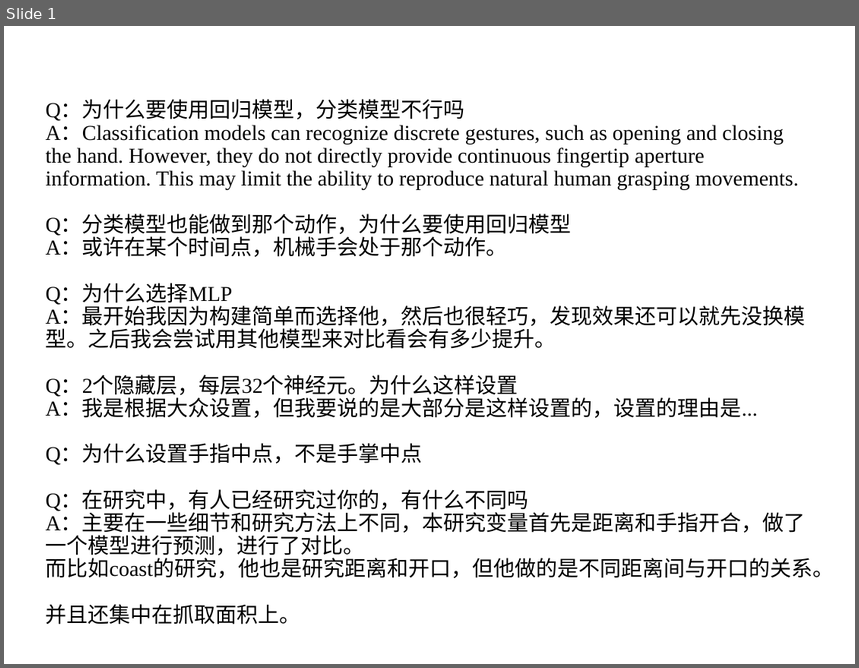
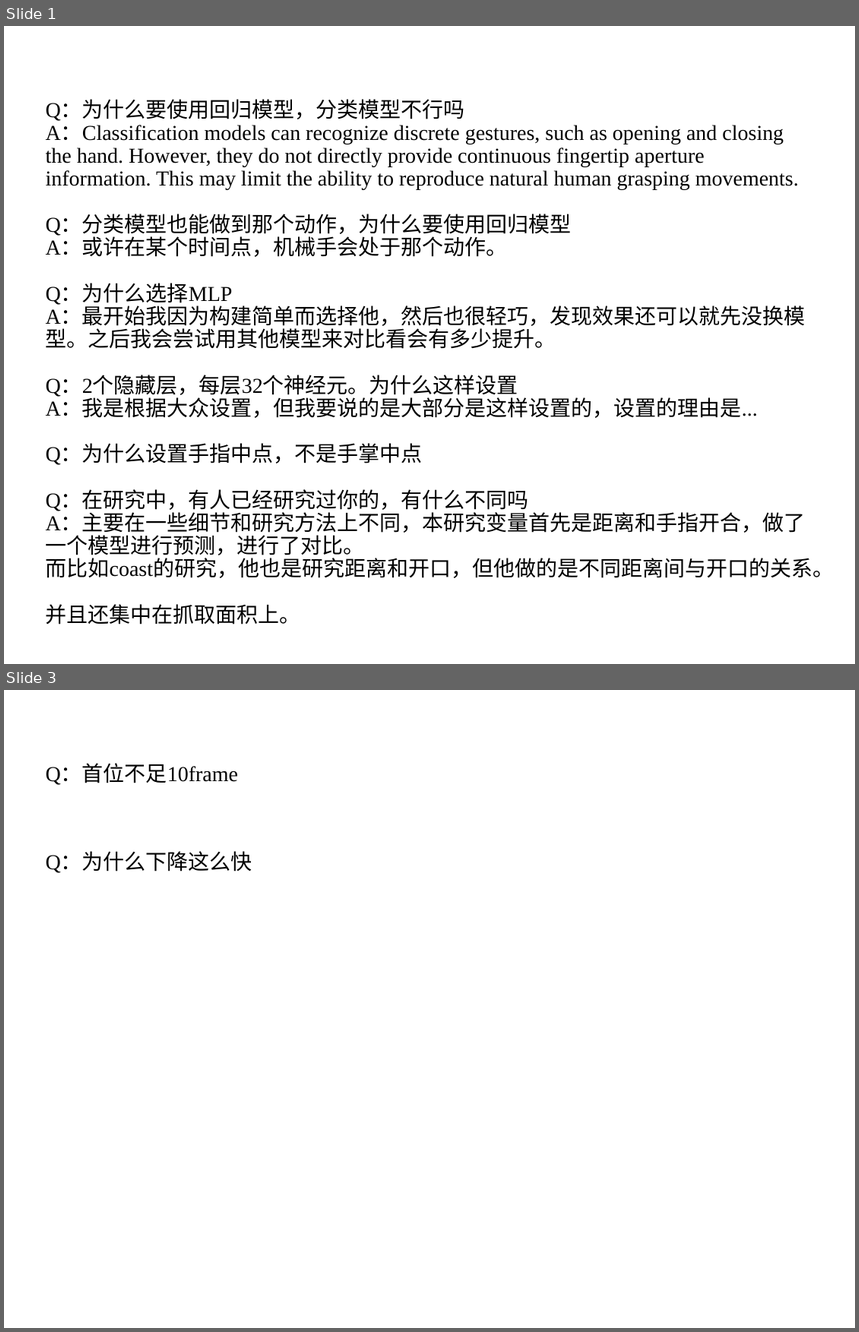
Before and after one commit to DiXiQing/Multimodal_Imitation_Learning, a slide deck: Zemi/回答应对.pptx. Shown one above the other, each under a label of ours: slide 1 before the commit, slides 1 and 3 after it; the slides between them are not shown. The pictures are 859x668 and 859x1332 pixels, drawn with LibreOffice and Linux fonts; fonts in the diff are those of the drawing. Boxes give left, top, right and bottom in pixels: in the first picture for what was removed or moved away, otherwise in the second. Text is boxed around its words. In the diff, an @@ line names an element or a change of style, - is before the commit and + after.

```diff
--- a/Zemi/回答应对.pptx
+++ b/Zemi/回答应对.pptx
@@ slide 3 added at [4, 690, 855, 1328], background #FFFFFF @@
@@ text added at [46, 764, 238, 785], 18 pt, text #000000 @@
+Q：首位不足10frame
@@ text added at [46, 853, 253, 873], 18 pt, text #000000 @@
+Q：为什么下降这么快
```
Also in this commit, not shown: 1 slide changed, 24 other files.
